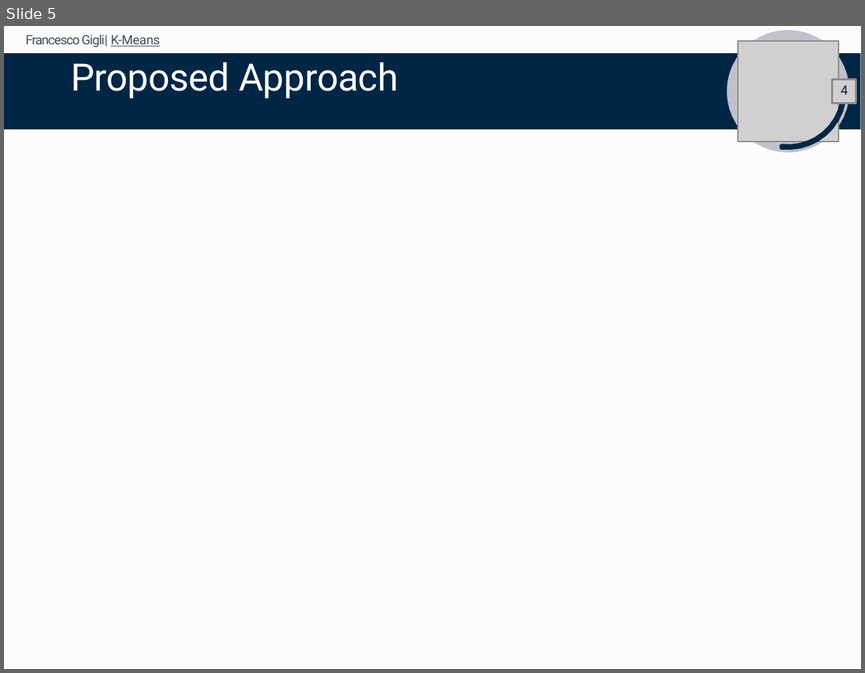
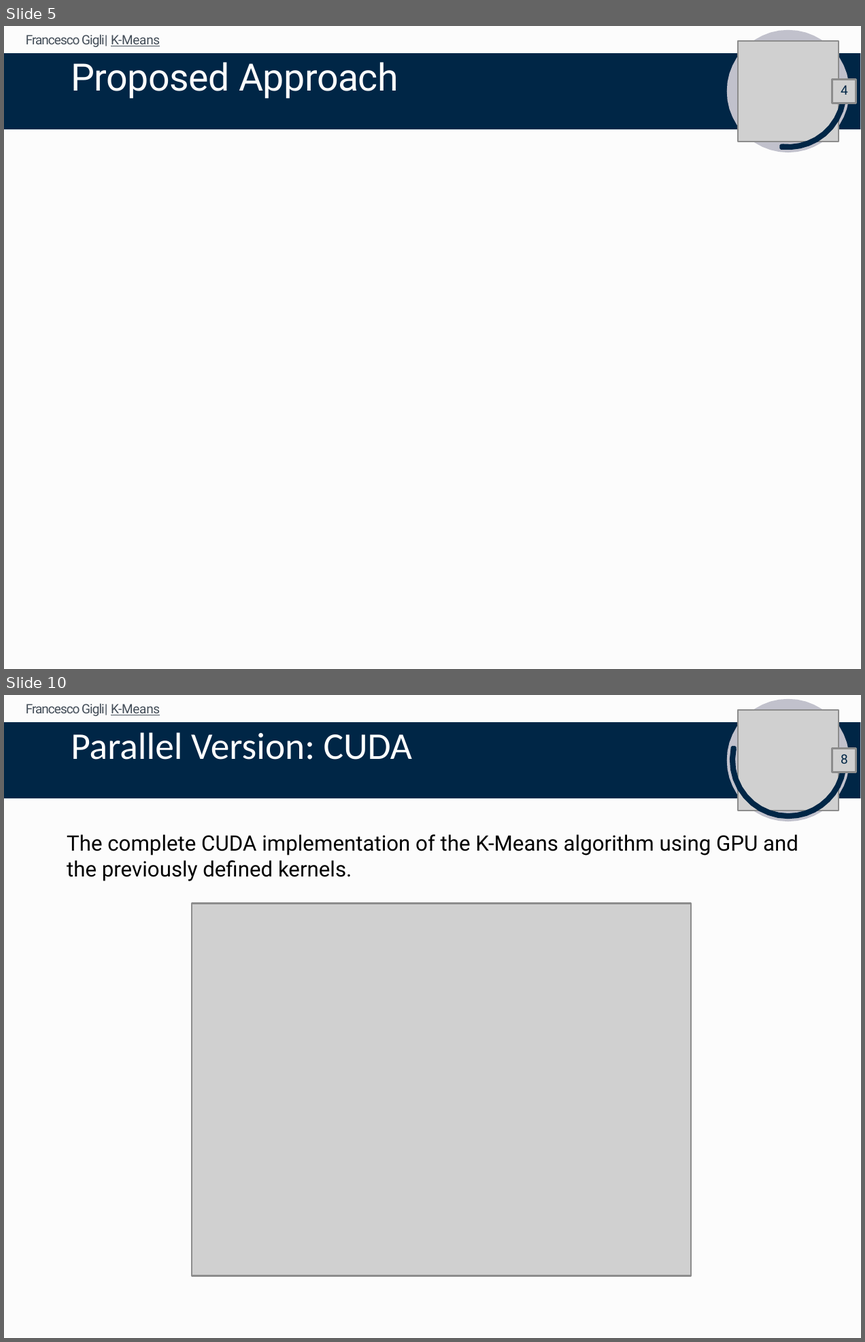
Before and after one commit to FrancescoGigli/K_Means_Parallel_Computing_Project_Mid_Term, a slide deck: KMeans_Presentation.pptx. Shown one above the other, each under a label of ours: slide 5 before the commit, slides 5 and 10 after it; the slides between them are not shown. The pictures are 865x673 and 865x1342 pixels, drawn with LibreOffice and Linux fonts; fonts in the diff are those of the drawing; grey boxes stand for pictures. Boxes give left, top, right and bottom in pixels: in the first picture for what was removed or moved away, otherwise in the second. Text is boxed around its words. In the diff, an @@ line names an element or a change of style, - is before the commit and + after.

```diff
--- a/KMeans_Presentation.pptx
+++ b/KMeans_Presentation.pptx
@@ slide 10 added at box(4, 695, 861, 1338), background #FFFFFF; not listed: 1 template element that a slide beside it also shows @@
@@ text added at box(26, 703, 160, 716), 5.5 pt, text #434D58 @@
+Francesco Gigli| K-Means
@@ text added at box(71, 732, 412, 760), 16 pt, text #FFFFFF @@
+Parallel Version: CUDA
@@ group added at box(4, 698, 861, 821): 4 freeform shapes, 2 pictures @@
@@ text added at box(840, 754, 848, 764), 5.5 pt, text #002646 @@
+8
@@ text added at box(67, 834, 798, 881), 9 pt, text #000000 @@
+The complete CUDA implementation of the K-Means algorithm using GPU and the previously defined kernels.
@@ picture added at box(191, 904, 691, 1276) @@
```
Also in this commit, not shown: 6 slides changed, 4 other slides added.
